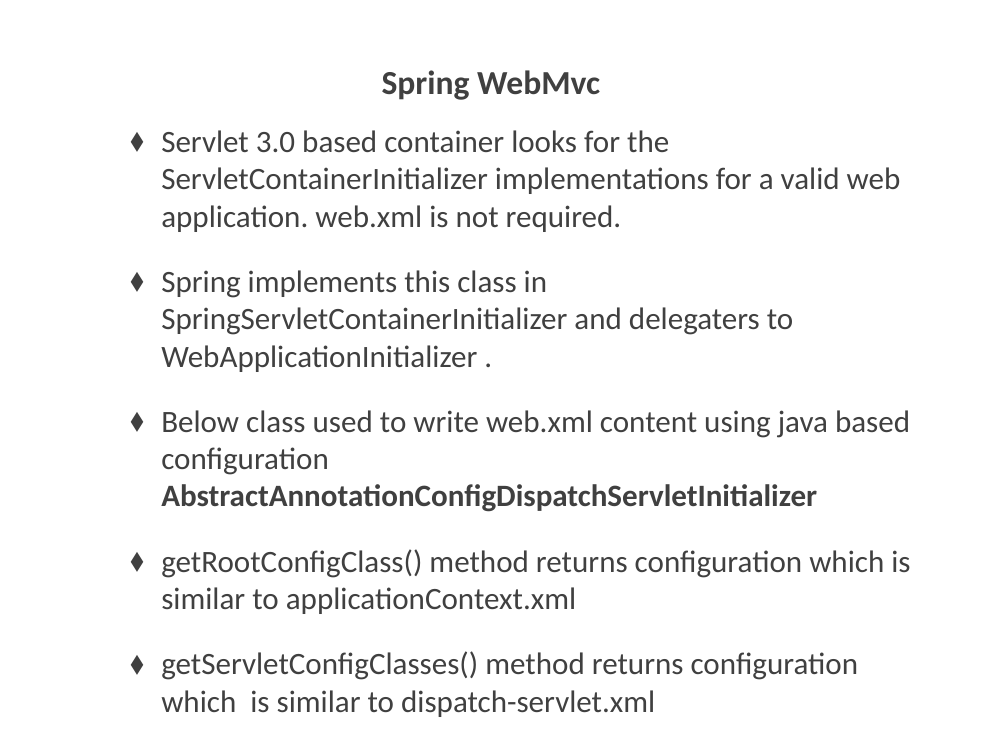
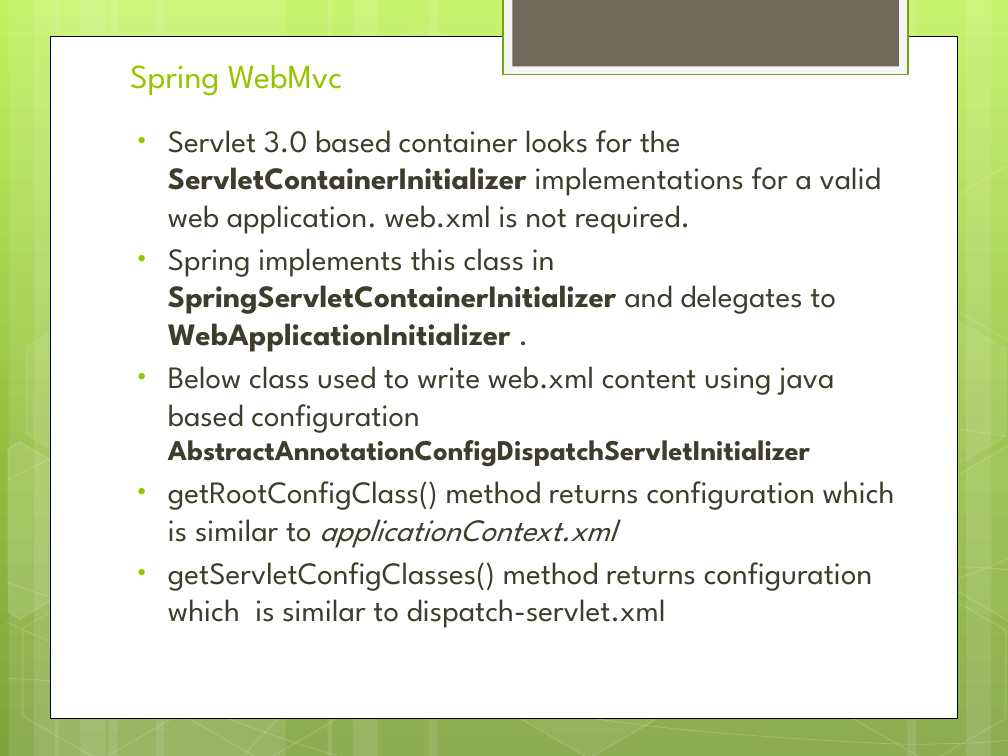
Before and after one commit to trvajjala/interview-preparation, a slide deck: slide 14 of documents/SpringCoreConcepts.pptx (slide 11 before the commit). Drawn at 1008x756 pixels with LibreOffice and Linux fonts; fonts in the diff are those of the drawing; background and template pictures are left out. Boxes give left, top, right and bottom in pixels: in the first picture for what was removed or moved away, otherwise in the second. Text is boxed around its words. In the diff, an @@ line names an element or a change of style, - is before the commit and + after.

```diff
--- a/documents/SpringCoreConcepts.pptx
+++ b/documents/SpringCoreConcepts.pptx
@@ background picture (left out) to gradient #C3F35F to #93BF3F to #81A53E @@
@@ rectangle added at (503, 0, 908, 75), fill #F5F5F5, outline #74A510 1.25 pt @@
@@ rectangle added at (512, 0, 898, 67), fill #71685A @@
@@ rectangle added at (50, 36, 958, 718), fill #FFFFFF, outline #000000 0.5 pt @@
@@ title "Spring WebMvc" at (130, 65, 342, 96): font Calibri to League Spartan, text colour #404040 to #94C600, bold off; alignment centre to left; line spacing 52pt to 1; vertical alignment middle to bottom @@
@@ text at (168, 130, 895, 628): font Calibri to League Spartan, text colour #404040 to #3E3D2D in "Servlet 3.0 based container looks for the ...", "Below class used to write web.xml content ...", "getRootConfigClass() method returns configuration which is s ...", "getServletConfigClasses() method returns configuration which ..."; bold on in "ServletContainerInitializer"; size 22.2 to 20.4 pt in "AbstractAnnotationConfigDispatchServletInitializer"; italic on in "applicationContext.xml"; bullet ⬧ to •; less space between paragraphs @@
@@ group added at (0, 0, 1008, 756): 12 rectangles, 8 freeform shapes, 8 hexagons @@
@@ text at (168, 248, 836, 352): text changed; font Calibri to League Spartan; text colour #404040 to #3E3D2D; bold on @@
-⬧ Spring implements this class in SpringServletContainerInitializer and delegaters to WebApplicationInitializer .
+• Spring implements this class in SpringServletContainerInitializer and delegates to WebApplicationInitializer .
```
Also in this commit, not shown: 12 other slides changed, 5 slides added, 11 other files.
